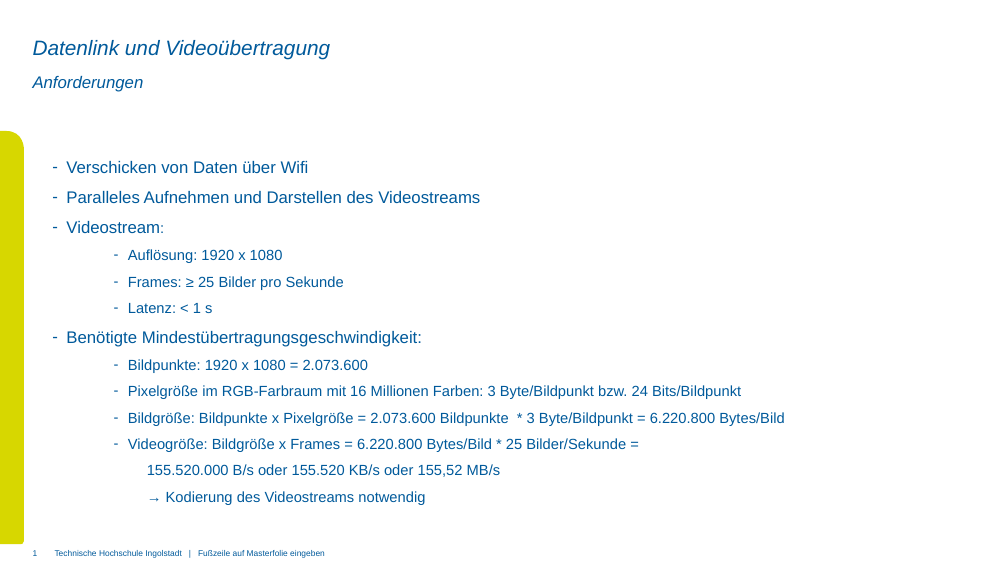
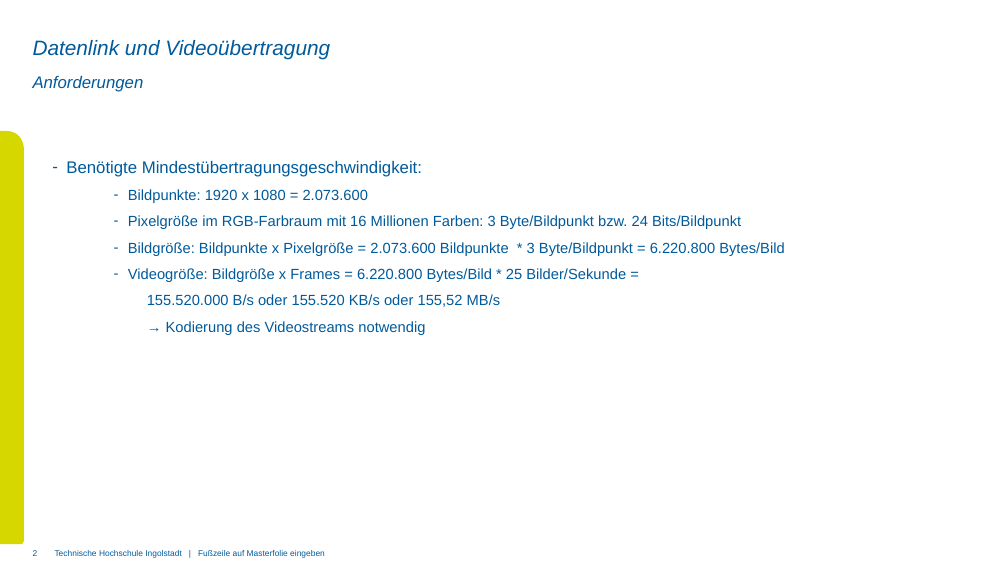
Before and after one commit to vil1240/Avionik, a slide deck: slide 2 of Datalink und Videostream.pptx (slide 1 before the commit). Drawn at 1008x567 pixels with LibreOffice and Linux fonts; fonts in the diff are those of the drawing; background and template pictures are left out. Boxes give left, top, right and bottom in pixels: in the first picture for what was removed or moved away, otherwise in the second. Text is boxed around its words. In the diff, an @@ line names an element or a change of style, - is before the commit and + after.

```diff
--- a/Datalink und Videostream.pptx
+++ b/Datalink und Videostream.pptx
@@ text at bbox=[66, 161, 480, 313]: paragraphs removed @@
-– Verschicken von Daten über Wifi
-– Paralleles Aufnehmen und Darstellen des Videostreams
-– Videostream:
-  – Auflösung: 1920 x 1080
-  – Frames: ≥ 25 Bilder pro Sekunde
-  – Latenz: < 1 s
@@ page number at bbox=[33, 550, 38, 556]: text changed @@
-1
+2
```
Also in this commit, not shown: 2 other slides changed, 1 slide added.
